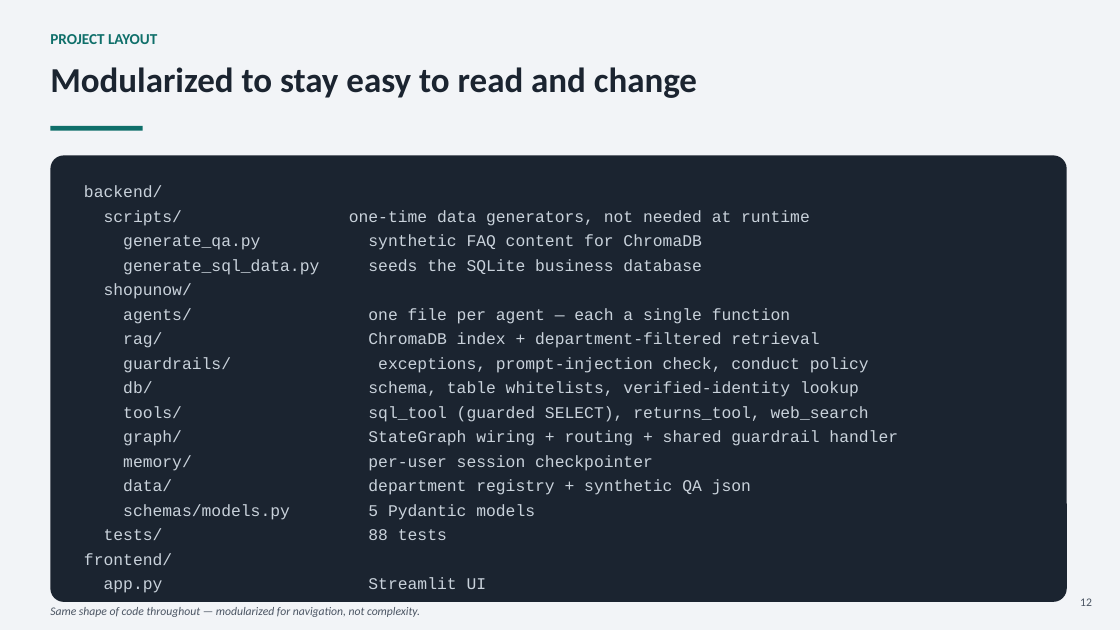
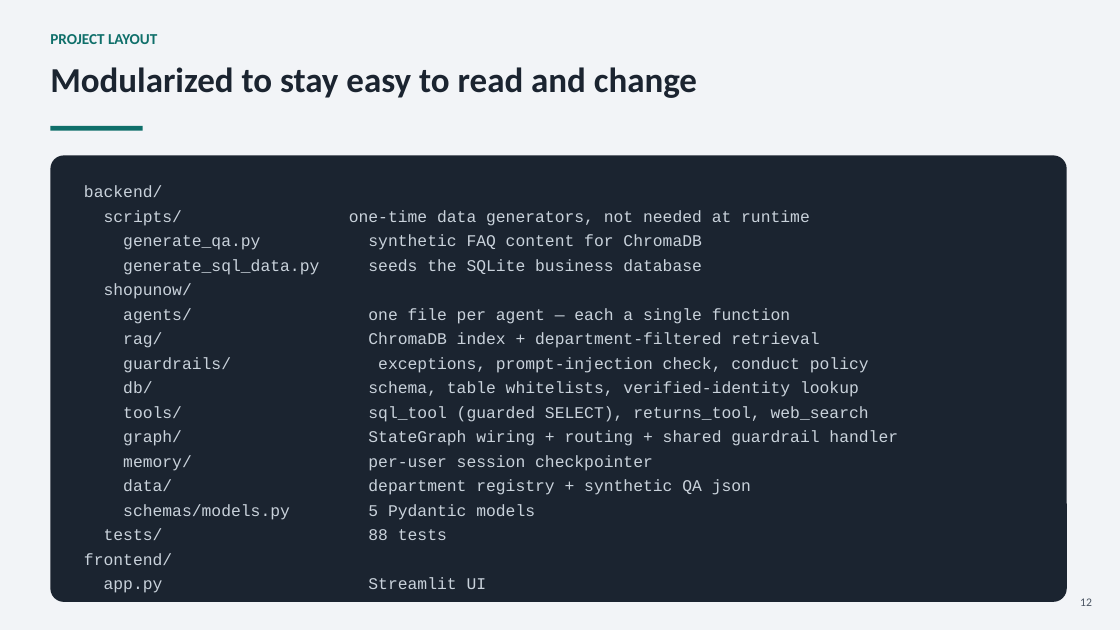
Before and after one commit to Anuj3126/agentic-support-assistant, a slide deck: slide 12 of ShopUNow_Capstone_Presentation.pptx. Drawn at 1120x630 pixels with LibreOffice and Linux fonts; fonts in the diff are those of the drawing. Boxes give left, top, right and bottom in pixels: in the first picture for what was removed or moved away, otherwise in the second. Text is boxed around its words. In the diff, an @@ line names an element or a change of style, - is before the commit and + after.

```diff
--- a/ShopUNow_Capstone_Presentation.pptx
+++ b/ShopUNow_Capstone_Presentation.pptx
@@ text removed at (50, 607, 420, 617) @@
-Same shape of code throughout — modularized for navigation, not complexity.
```
Also in this commit, not shown: 7 other slides changed.
